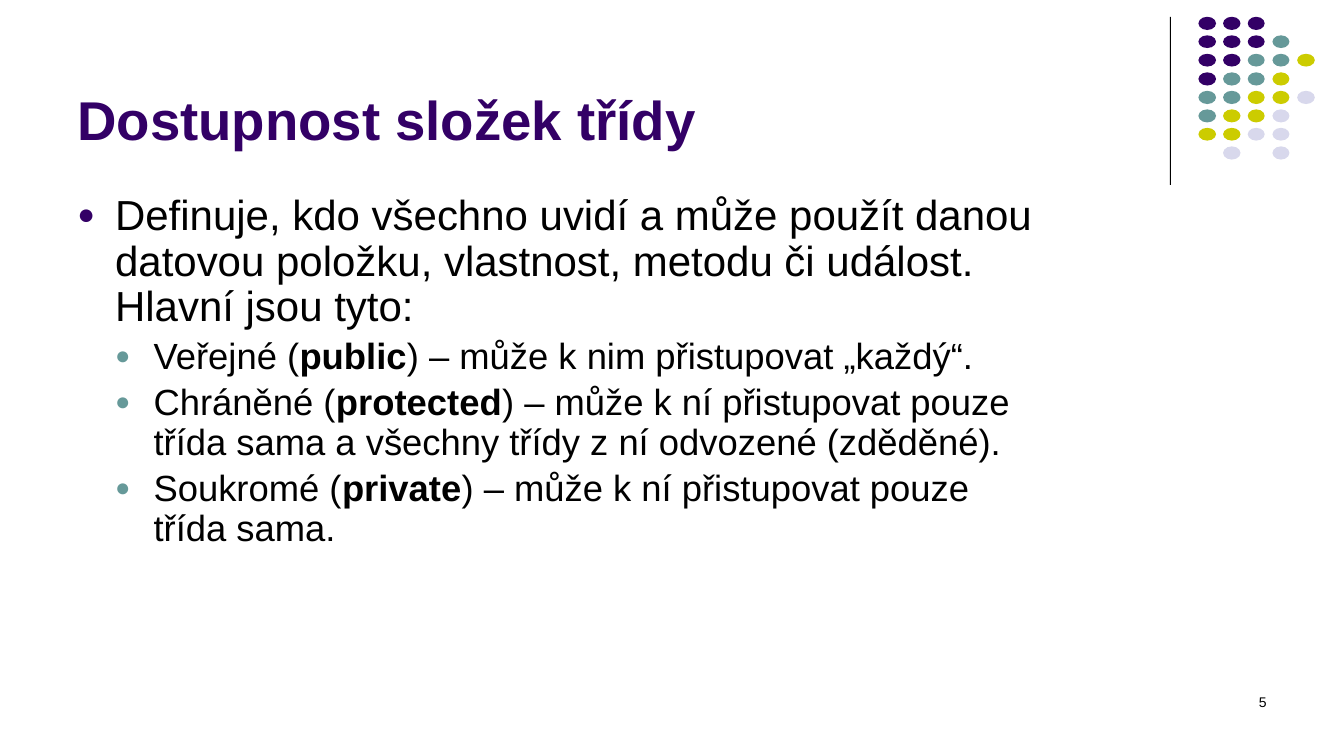
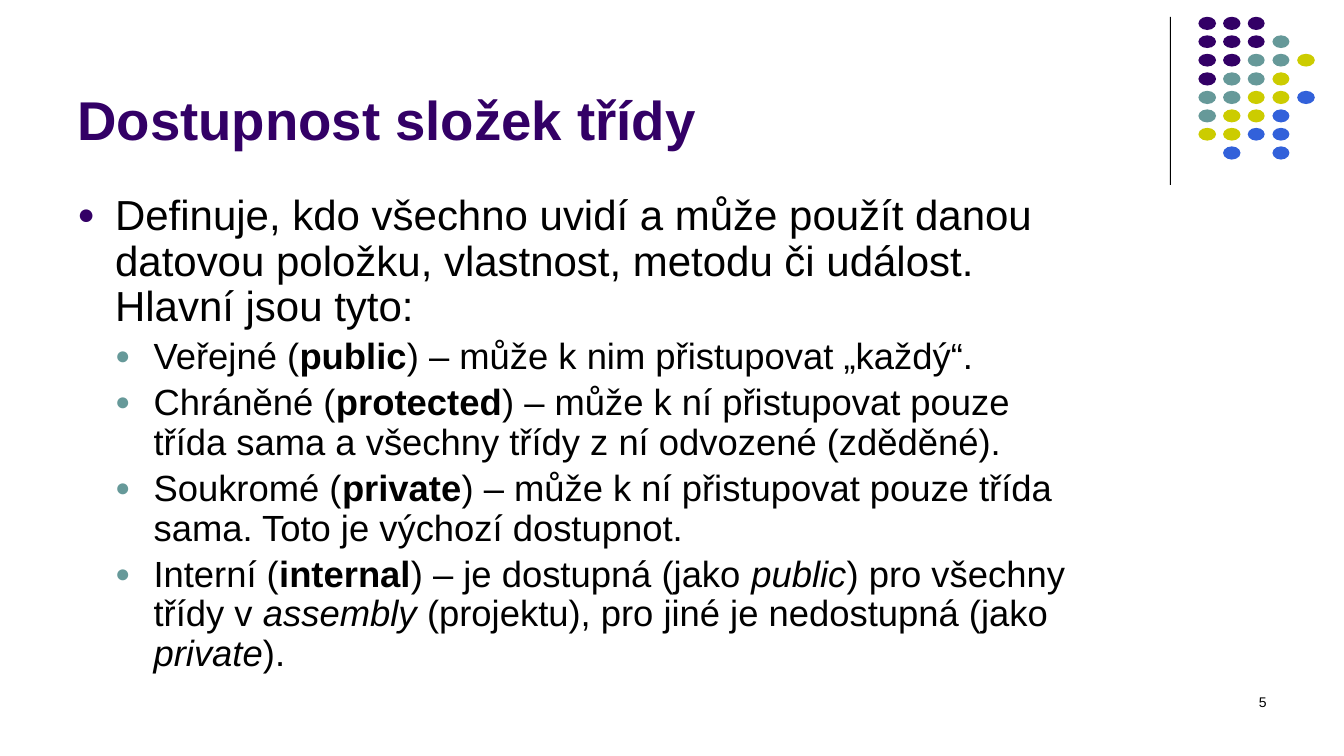
Before and after one commit to PetrVobornik/prednasky, a slide deck: slide 5 of Xamarin.Forms/01-OOP-a-NET/OOP-1-tridy.ppsx. Drawn at 1344x756 pixels with LibreOffice and Linux fonts; fonts in the diff are those of the drawing. Boxes give left, top, right and bottom in pixels: in the first picture for what was removed or moved away, otherwise in the second. Text is boxed around its words. In the diff, an @@ line names an element or a change of style, - is before the commit and + after.

```diff
--- a/Xamarin.Forms/01-OOP-a-NET/OOP-1-tridy.ppsx
+++ b/Xamarin.Forms/01-OOP-a-NET/OOP-1-tridy.ppsx
@@ fill #D8D8EC to #3261DA in 6 elements at [1298,91,1316,104], [1272,109,1290,122], [1248,128,1265,141], [1272,128,1290,141], [1223,146,1240,159], [1272,146,1290,159] @@
@@ text at [154,473,1064,673]: text changed @@
-  ● Soukromé (private) – může k ní přistupovat pouze třída sama.
+  ● Soukromé (private) – může k ní přistupovat pouze třída sama. Toto je výchozí dostupnot.
+  ● Interní (internal) – je dostupná (jako public) pro všechny třídy v assembly (projektu), pro jiné je nedostupná (jako private).
```
Also in this commit, not shown: 25 other slides changed, 1 slide added, 1 slide removed, 5 other files.
